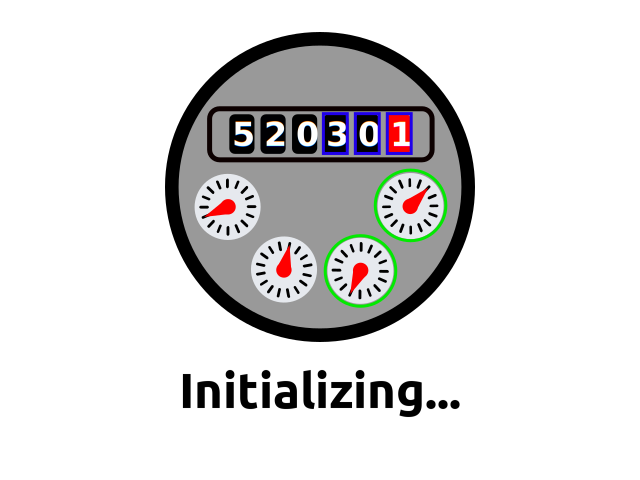
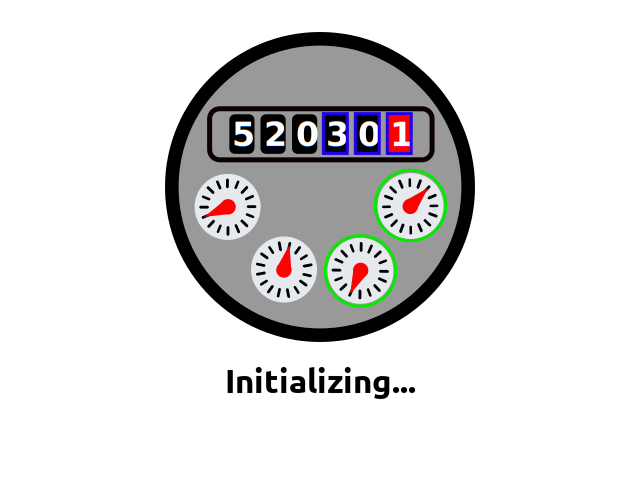
Comparing the layer stacks of the two 640 x 480 images. Changes:
painted on "Initializing..." over [182, 366, 460, 418]
